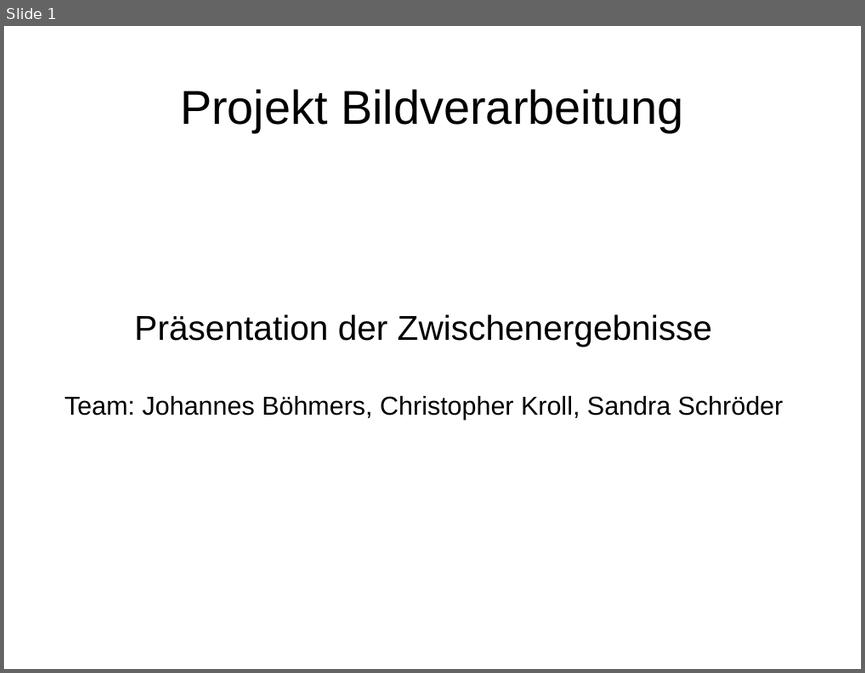
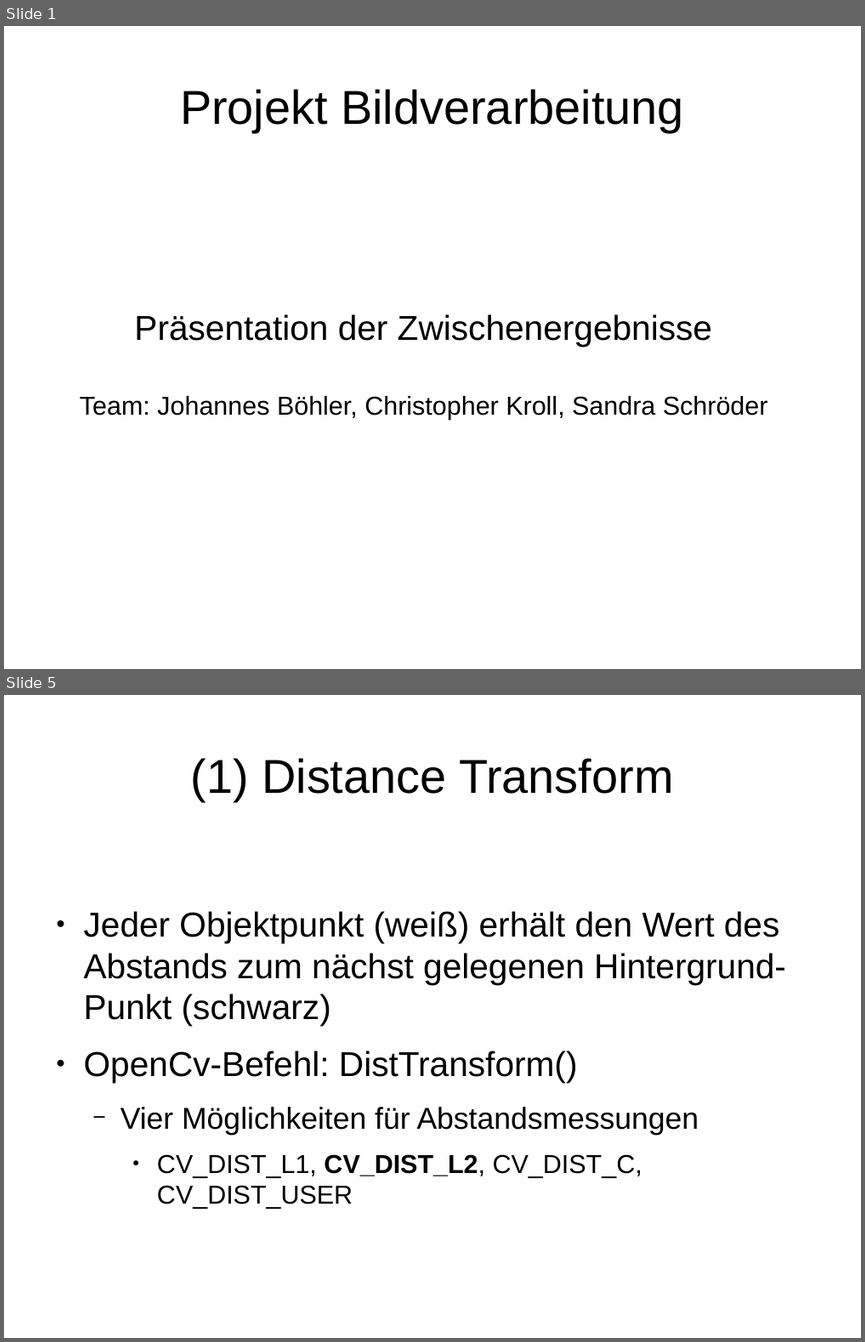
Before and after one commit to sandrellaella/bildverarbeitung, a slide deck: docs/Zwischenstand_1272012.odp. Shown one above the other, each under a label of ours: slide 1 before the commit, slides 1 and 5 after it; the slides between them are not shown. The pictures are 865x673 and 865x1342 pixels, drawn with LibreOffice and Linux fonts; fonts in the diff are those of the drawing. Boxes give left, top, right and bottom in pixels: in the first picture for what was removed or moved away, otherwise in the second. Text is boxed around its words. In the diff, an @@ line names an element or a change of style, - is before the commit and + after.

```diff
--- a/docs/Zwischenstand_1272012.odp
+++ b/docs/Zwischenstand_1272012.odp
@@ slide 5 added at (4,695,861,1338), background #FFFFFF @@
@@ title added at (191,758,673,801), 44 pt, text #000000 @@
+(1) Distance Transform
@@ text added at (84,911,786,1208), 32 pt, text #000000 @@
+● Jeder Objektpunkt (weiß) erhält den Wert des Abstands zum nächst gelegenen Hintergrund-Punkt (schwarz)
+● OpenCv-Befehl: DistTransform()
+  − Vier Möglichkeiten für Abstandsmessungen
+    ● CV_DIST_L1, CV_DIST_L2, CV_DIST_C, CV_DIST_USER
@@ slide 1 changed as well @@
@@ subtitle at (80,396,768,420): text changed @@
-Team: Johannes Böhmers, Christopher Kroll, Sandra Schröder
+Team: Johannes Böhler, Christopher Kroll, Sandra Schröder
```
Also in this commit, not shown: 3 other slides changed, 7 other slides added, 3 slides removed, 41 other files.
